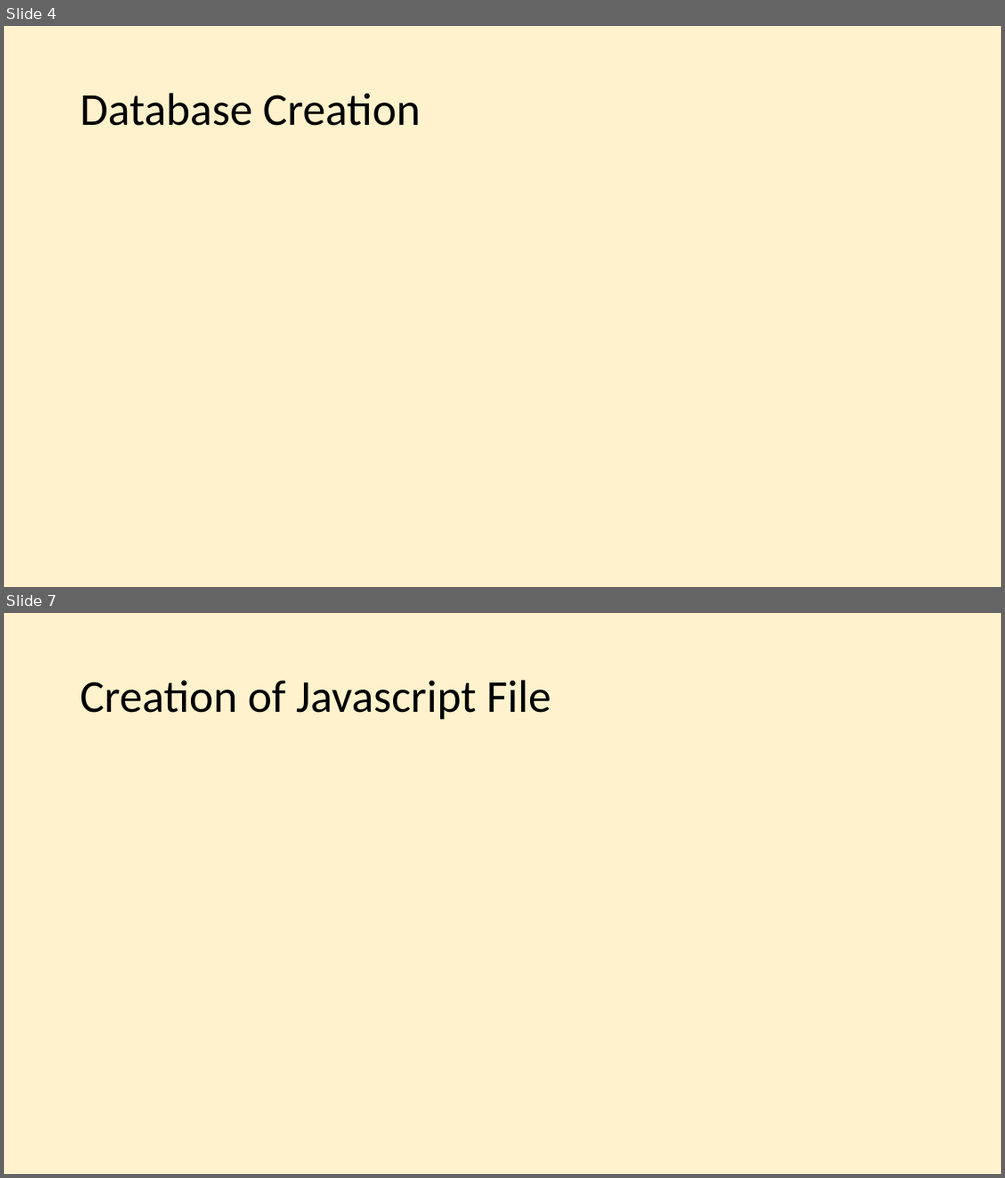
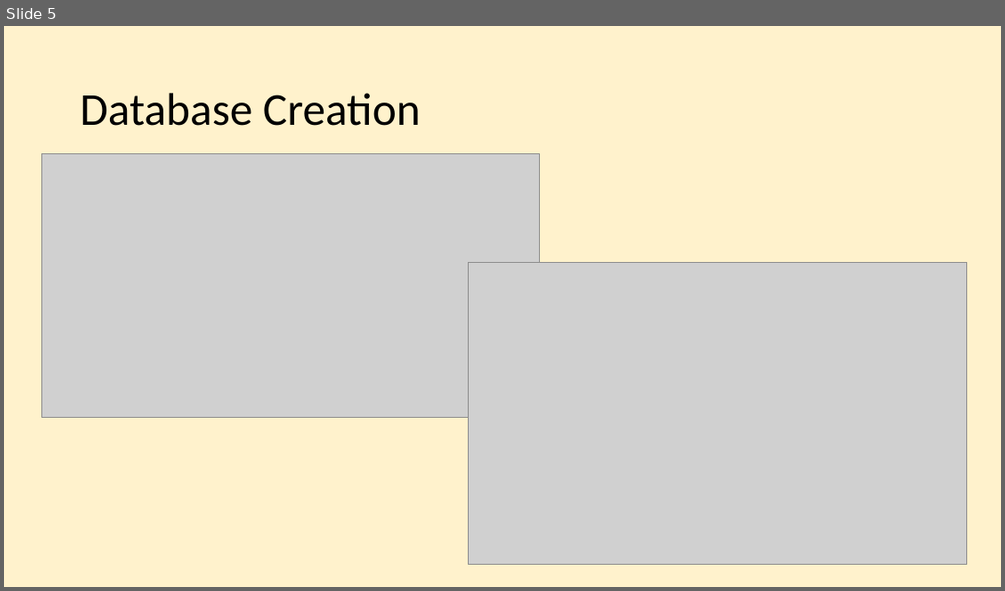
Before and after one commit to teresanttruong/M16-project-3-RTT, a slide deck: restaurants_presentation.pptx. Shown one above the other, each under a label of ours: slides 4 and 7 before the commit, slide 5 after it; the slides between them are not shown. The pictures are 1005x1178 and 1005x591 pixels, drawn with LibreOffice and Linux fonts; fonts in the diff are those of the drawing; grey boxes stand for pictures. Boxes give left, top, right and bottom in pixels: in the first picture for what was removed or moved away, otherwise in the second. Text is boxed around its words. In the diff, an @@ line names an element or a change of style, - is before the commit and + after.

```diff
--- a/restaurants_presentation.pptx
+++ b/restaurants_presentation.pptx
@@ slide 7 removed at (x1=4, y1=613, x2=1001, y2=1174), background #FFF2CC @@
@@ title removed at (x1=80, y1=680, x2=551, y2=720) @@
-Creation of Javascript File
@@ what was slide 4 is now slide 5 @@
@@ slide 5 changed as well @@
@@ picture added at (x1=41, y1=154, x2=540, y2=417) @@
@@ picture added at (x1=469, y1=263, x2=967, y2=564) @@
```
Also in this commit, not shown: 3 other slides changed, 4 slides added, 5 other slides removed, 2 other files.
